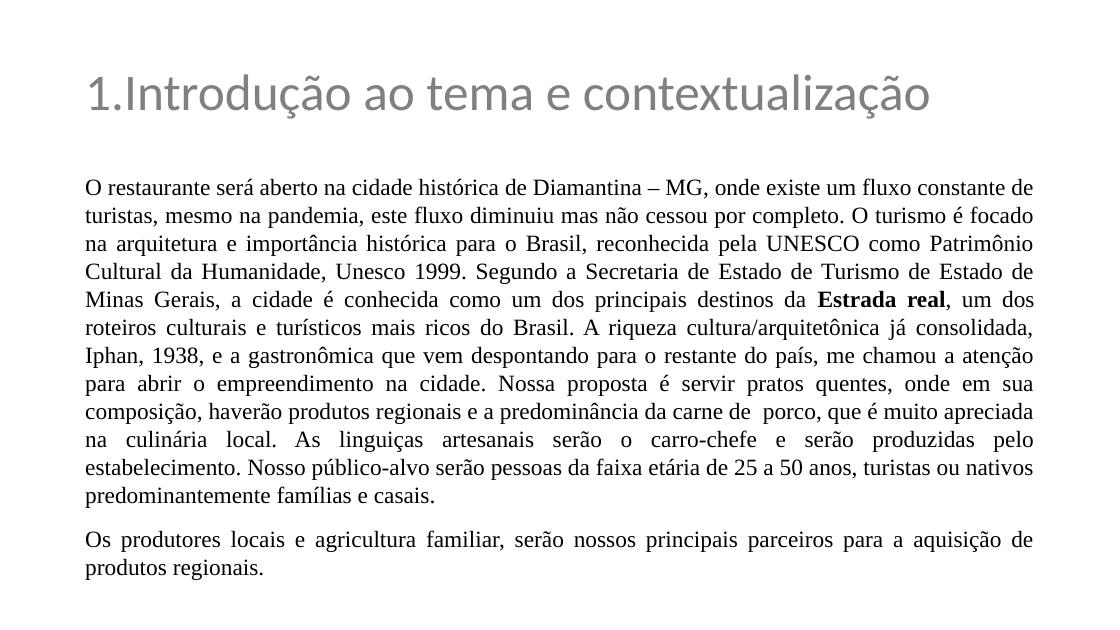
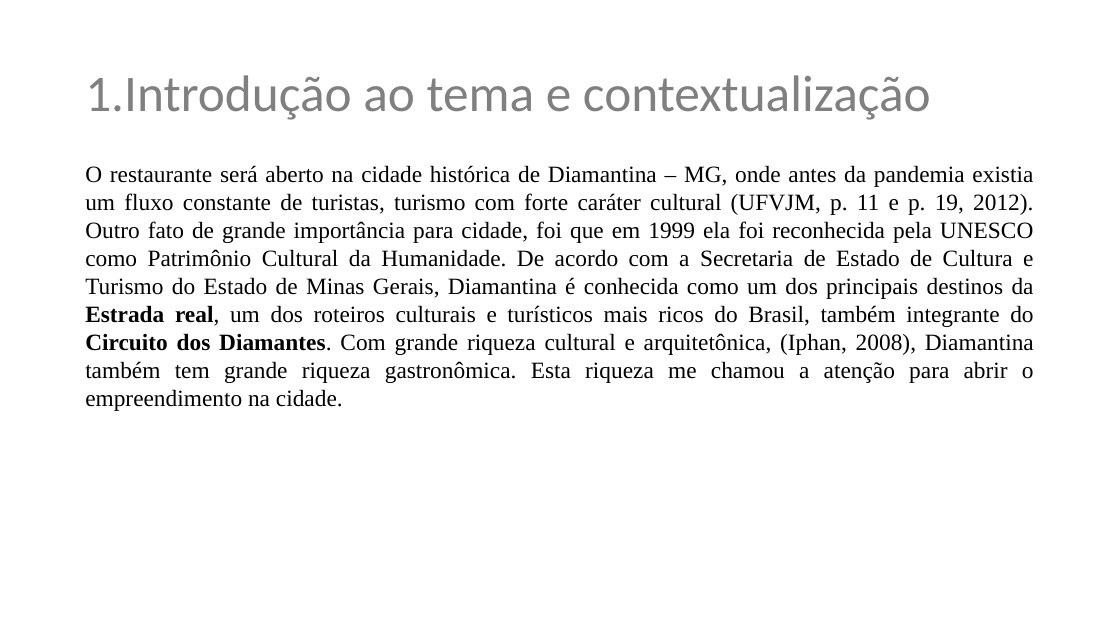
Before and after one commit to renatomarcio18081971/trabalhodeconclusao, a slide deck: slide 2 of plano-de-negocios-restaurante-tioto.pptx. Drawn at 1120x630 pixels with LibreOffice and Linux fonts; fonts in the diff are those of the drawing; background and template pictures are left out. Boxes give left, top, right and bottom in pixels: in the first picture for what was removed or moved away, otherwise in the second. Text is boxed around its words. In the diff, an @@ line names an element or a change of style, - is before the commit and + after.

```diff
--- a/plano-de-negocios-restaurante-tioto.pptx
+++ b/plano-de-negocios-restaurante-tioto.pptx
@@ text at (x1=85, y1=165, x2=1034, y2=411): text changed @@
-O restaurante será aberto na cidade histórica de Diamantina – MG, onde existe um fluxo constante de turistas, mesmo na pandemia, este fluxo diminuiu mas não cessou por completo. O turismo é focado na arquitetura e importância histórica para o Brasil, reconhecida pela UNESCO como Patrimônio Cultural da Humanidade, Unesco 1999. Segundo a Secretaria de Estado de Turismo de Estado de Minas Gerais, a cidade é conhecida como um dos principais destinos da Estrada real, um dos roteiros culturais e turísticos mais ricos do Brasil. A riqueza cultura/arquitetônica já consolidada, Iphan, 1938, e a gastronômica que vem despontando para o restante do país, me chamou a atenção para abrir o empreendimento na cidade. Nossa proposta é servir pratos quentes, onde em sua composição, haverão produtos regionais e a predominância da carne de porco, que é muito apreciada na culinária local. As linguiças artesanais serão o carro-chefe e serão produzidas pelo estabelecimento. Nosso público-alvo serão pessoas da faixa etária de 25 a 50 anos, turistas ou nativos predominantemente famílias e casais.
-Os produtores locais e agricultura familiar, serão nossos principais parceiros para a aquisição de produtos regionais.
+O restaurante será aberto na cidade histórica de Diamantina – MG, onde antes da pandemia existia um fluxo constante de turistas, turismo com forte caráter cultural (UFVJM, p. 11 e p. 19, 2012). Outro fato de grande importância para cidade, foi que em 1999 ela foi reconhecida pela UNESCO como Patrimônio Cultural da Humanidade. De acordo com a Secretaria de Estado de Cultura e Turismo do Estado de Minas Gerais, Diamantina é conhecida como um dos principais destinos da Estrada real, um dos roteiros culturais e turísticos mais ricos do Brasil, também integrante do Circuito dos Diamantes. Com grande riqueza cultural e arquitetônica, (Iphan, 2008), Diamantina também tem grande riqueza gastronômica. Esta riqueza me chamou a atenção para abrir o empreendimento na cidade.
```
Also in this commit, not shown: 2 other slides changed, 1 other file.
